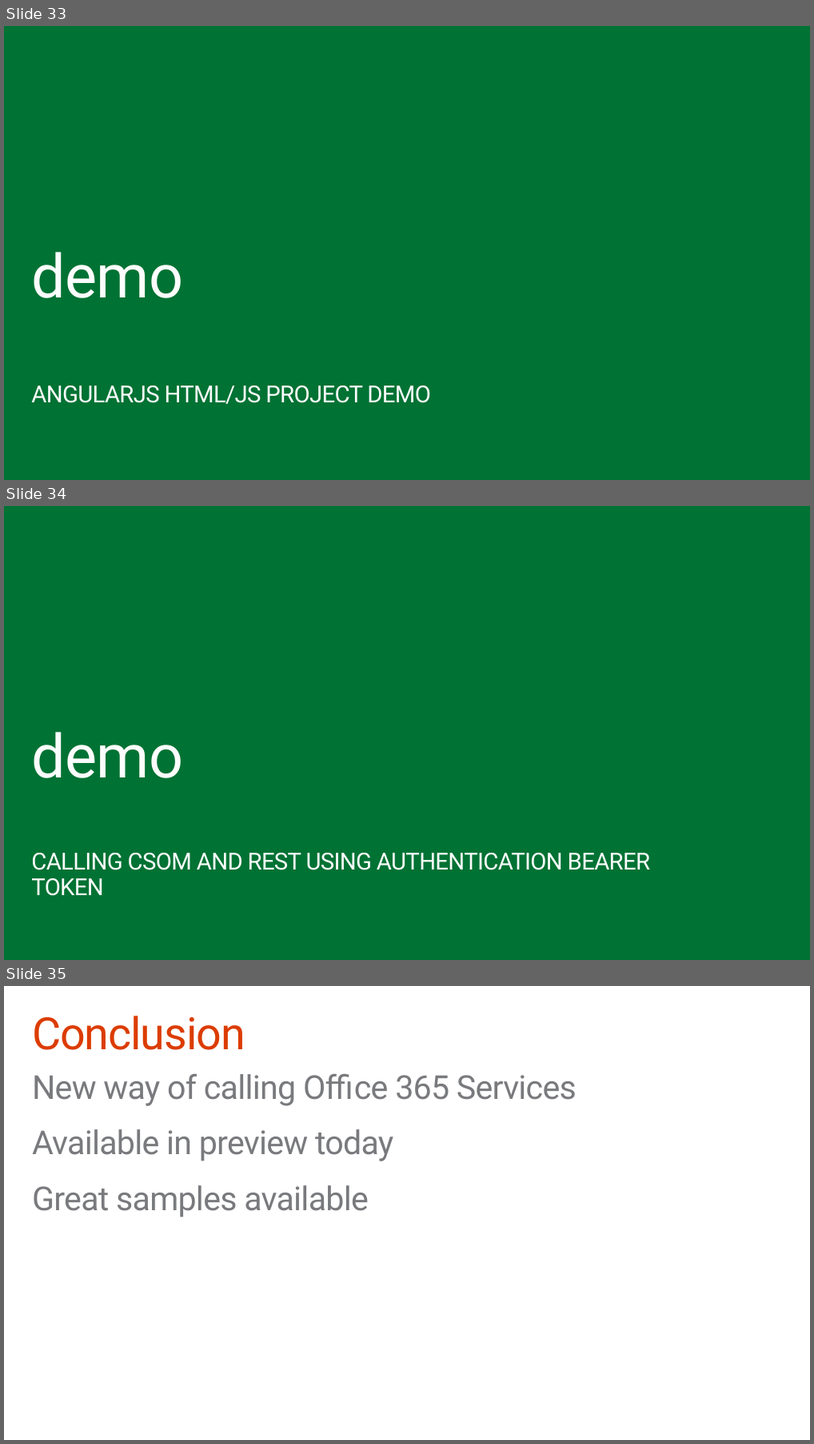
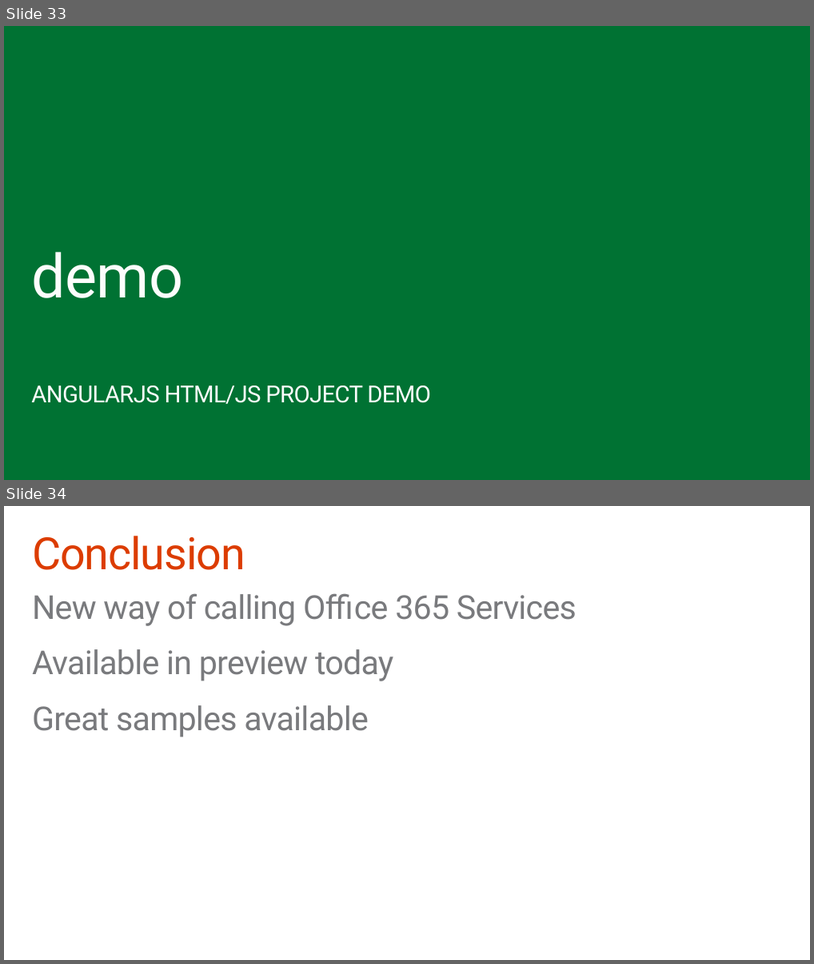
Before and after one commit to OfficeDev/TrainingContent, a slide deck: O3651-4 Getting started with Office 365 APIs/O3651-4 Office 365 Development Office 365 API.pptx. Shown one above the other, each under a label of ours: slides 33, 34 and 35 before the commit, slides 33 and 34 after it. The pictures are 814x1444 and 814x964 pixels, drawn with LibreOffice and Linux fonts; fonts in the diff are those of the drawing; background and template pictures are left out. Boxes give left, top, right and bottom in pixels: in the first picture for what was removed or moved away, otherwise in the second. Text is boxed around its words. In the diff, an @@ line names an element or a change of style, - is before the commit and + after.

```diff
--- a/O3651-4 Getting started with Office 365 APIs/O3651-4 Office 365 Development Office 365 API.pptx
+++ b/O3651-4 Getting started with Office 365 APIs/O3651-4 Office 365 Development Office 365 API.pptx
@@ slide 34 removed at (4, 506, 810, 960), background #007233 @@
@@ text removed at (31, 732, 183, 778) @@
-demo
@@ subtitle removed at (31, 852, 650, 896) @@
-CALLING CSOM AND REST USING AUTHENTICATION BEARER TOKEN
@@ what was slide 35 is now slide 34 @@
```
Also in this commit, not shown: 6 slides changed, 1 slide added, 1 other slide removed, 1 other file.
